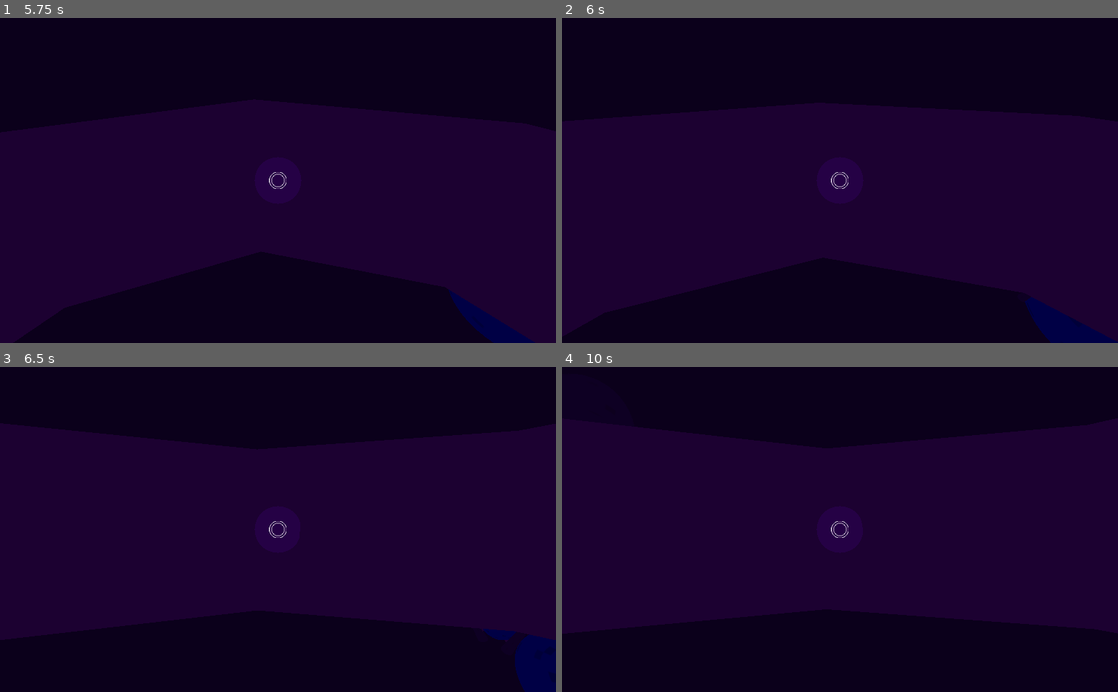
Above: before the commit, frames 1-4 (two rows, left to right).
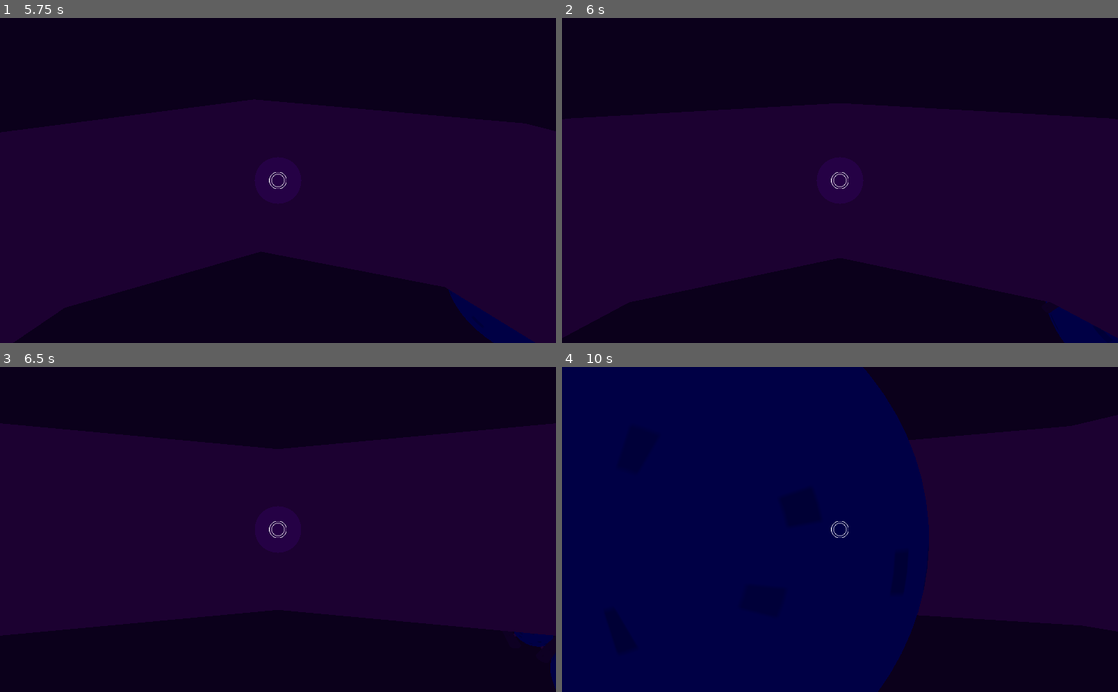
Above: after the commit, the same moments.

Repository: the-alex-g/LD47
Game: Godot game, scene res://Main/Main.tscn
Same seed, same stepped clock (60 frames per second), same inputs: the game is played once before the commit and once after it.
Inputs (mouse positions are in pixels of both pictures, inside the frame that each line leads up to):
- Up to frame 1 (5.75 s): click "Play" at 0.5 s; move the mouse to (400, 164) at 1.27 s; hold Right (Right) 1.28-2.03 s; click (400, 164) at 1.42 s; move the mouse to (166, 196) at 2.02 s; hold Down (Backward) 2.03-2.78 s; click (166, 196) at 2.17 s; move the mouse to (333, 109) at 2.77 s; hold Right (Right) 2.78-3.53 s; click (333, 109) at 2.92 s; tap Enter at 3.5 s; move the mouse to (250, 245) at 3.52 s; hold Up (Forward) 3.53-4.28 s; click (250, 245) at 3.67 s; move the mouse to (444, 229) at 4.27 s; hold Left (Left) from 4.28 s (still down); click (444, 229) at 4.42 s; move the mouse to (111, 131) at 5.02 s; click (111, 131) at 5.17 s
- Up to frame 2 (6 s): move the mouse to (867, 180) at 5.77 s; release Left (Left) at 5.78 s; hold Down (Backward) from 5.78 s (still down); click (867, 180) at 5.92 s
- Up to frame 3 (6.5 s): keep holding Down (Backward)
- Up to frame 4 (10 s): move the mouse to (756, 448) at 6.52 s; release Down (Backward) at 6.53 s; hold Right (Right) 6.53-7.28 s; click (756, 448) at 6.67 s; move the mouse to (962, 513) at 7.27 s; hold Up (Forward) 7.28-8.03 s; click (962, 513) at 7.42 s; move the mouse to (728, 545) at 8.02 s; hold Right (Right) 8.03-8.78 s; click (728, 545) at 8.17 s; move the mouse to (895, 458) at 8.77 s; hold Down (Backward) 8.78-9.53 s; click (895, 458) at 8.92 s; move the mouse to (812, 594) at 9.52 s; hold Left (Left) from 9.53 s (still down); click (812, 594) at 9.67 s

Frame 1 is identical in both runs. In frame 2, 0.6% of the frame differs, in the area x 83-100%, y 85-100%; in frame 3, 1.1%; in frame 4, 63%, in the area x 0-66%, y 0-100%.

Commit message:
Widen touch lanes

Diff:
--- a/Player/Player.gd
+++ b/Player/Player.gd
@@ -43,30 +43,30 @@
 
 func _input(event):
 	if start:
-		var thingie:InputEventMouseButton = event as InputEventMouseButton
+		var thingie:InputEventScreenTouch = event as InputEventScreenTouch
 		if thingie && event.is_pressed():
-			if event.position.x < 540 and event.position.x > 460 and event.position.y < 280:
+			if event.position.x < 550 and event.position.x > 450 and event.position.y < 320:
 				Input.action_press("Forward")
-			elif event.position.x < 540 and event.position.x > 460 and event.position.y > 360:
+			elif event.position.x < 550 and event.position.x > 450 and event.position.y > 320:
 				Input.action_press("backward")
-			if event.position.y < 360 and event.position.y > 280 and event.position.x < 460:
+			if event.position.y < 370 and event.position.y > 270 and event.position.x < 500:
 				Input.action_press("Left")
-			elif event.position.y < 360 and event.position.y > 280 and event.position.x > 540:
+			elif event.position.y < 370 and event.position.y > 270 and event.position.x > 500:
 				Input.action_press("Right")
 		if thingie && not event.is_pressed():
-			if event.position.x < 540 and event.position.x > 460 and event.position.y < 280:
+			if event.position.x < 550 and event.position.x > 450 and event.position.y < 320:
 				Input.action_release("Forward")
-			elif event.position.x < 540 and event.position.x > 460 and event.position.y > 360:
+			elif event.position.x < 550 and event.position.x > 450 and event.position.y > 320:
 				Input.action_release("backward")
-			if event.position.y < 360 and event.position.y > 280 and event.position.x < 460:
+			if event.position.y < 370 and event.position.y > 270 and event.position.x < 500:
 				Input.action_release("Left")
-			elif event.position.y < 360 and event.position.y > 280 and event.position.x > 540:
+			elif event.position.y < 370 and event.position.y > 270 and event.position.x > 500:
 				Input.action_release("Right")
 
 func _on_Main_won():
 	start = false
 	stop()
-	secondary_rotation_point.rotation_degrees.x = int(secondary_rotation_point.rotation_degrees.x)%360
+	secondary_rotation_point.rotation_degrees.x = int(secondary_rotation_point.rotation_degrees.x)%370
 	var _error = tween.interpolate_property(secondary_rotation_point, "rotation_degrees", Vector3(secondary_rotation_point.rotation_degrees.x,0,0), Vector3(-90,0,0), 1)
 	var _error2 = tween.start()
 	yield(get_tree().create_timer(1), "timeout")
